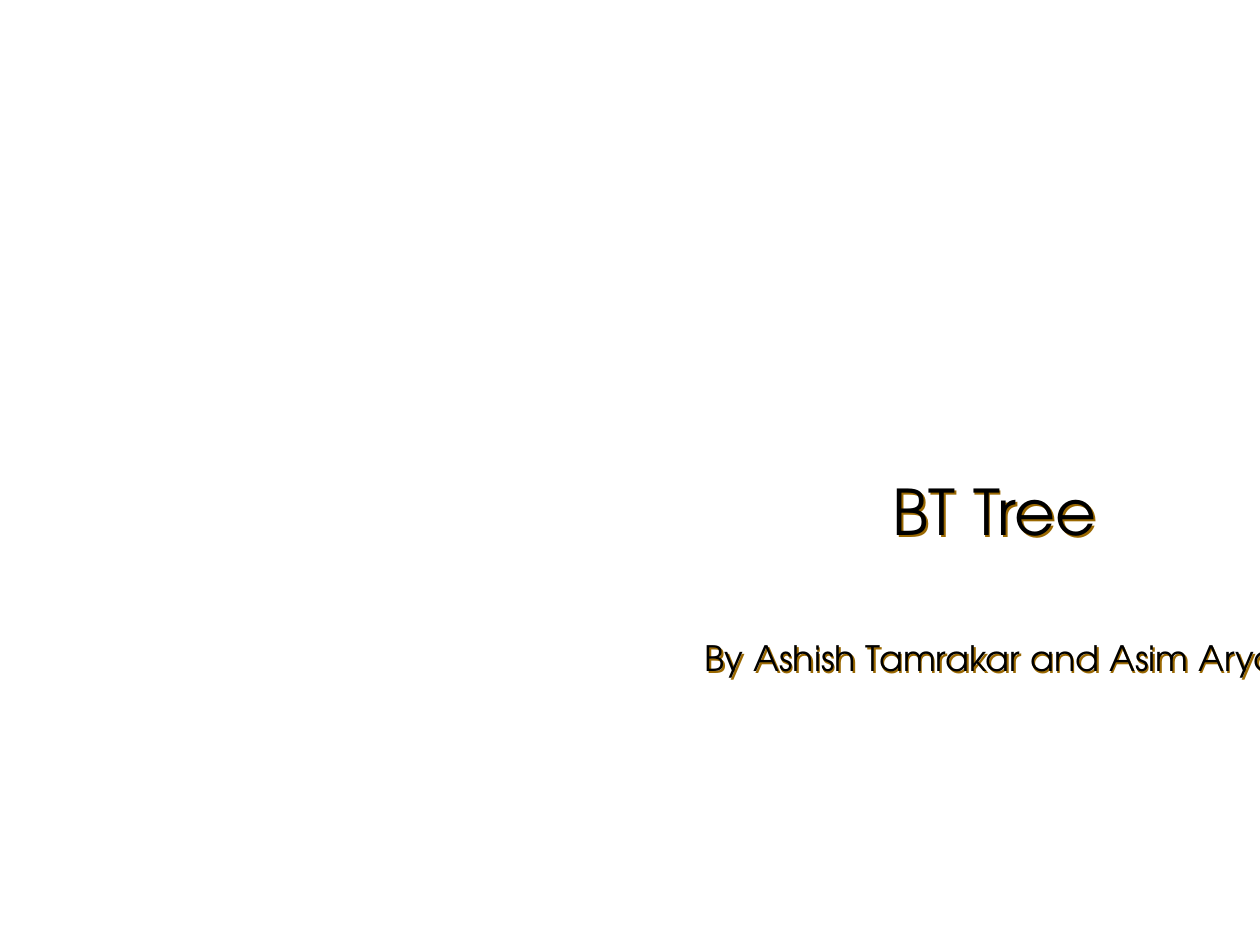
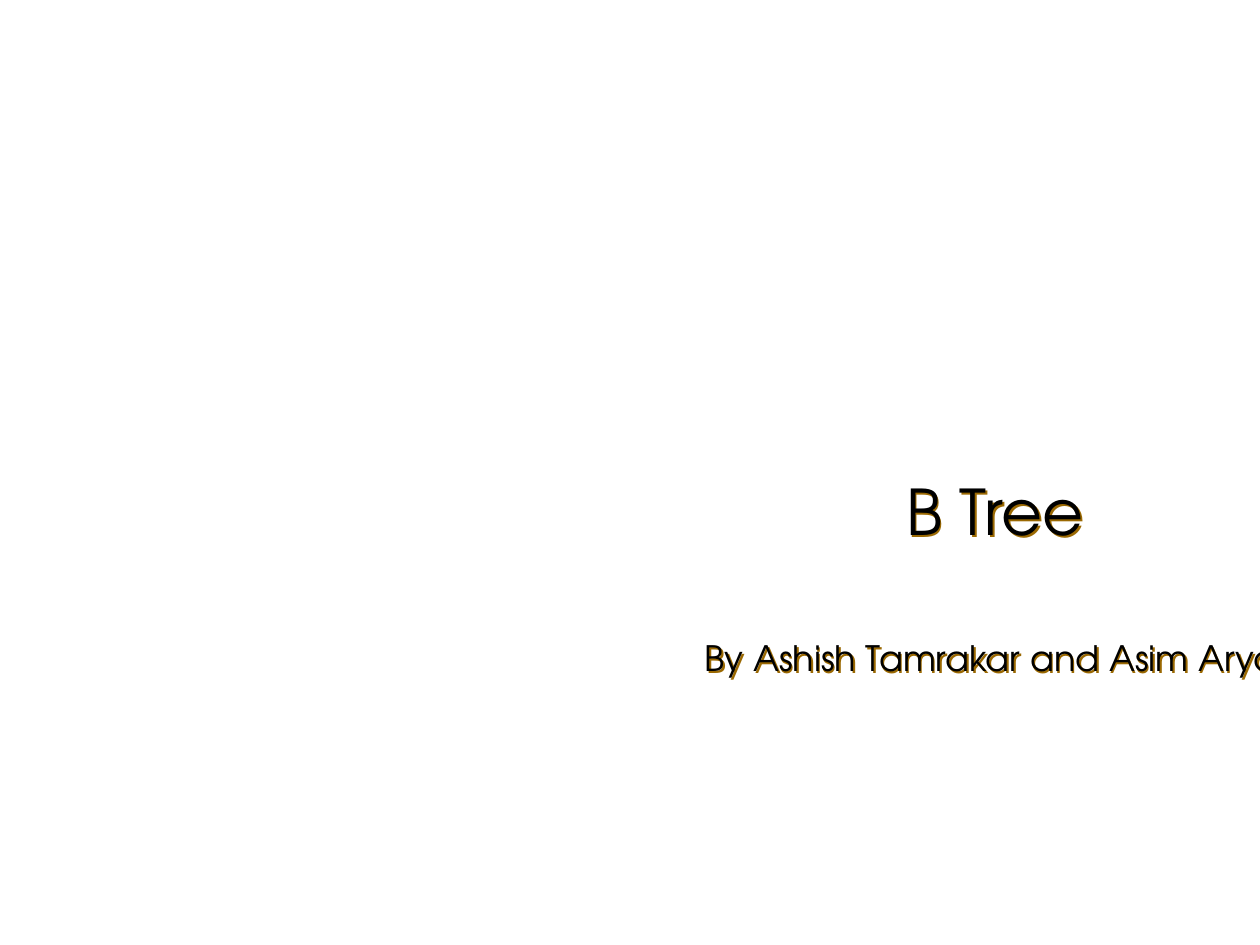
Before and after one commit to praash47/dsa, a slide deck: slide 1 of B_Tree.pptx. Drawn at 1260x945 pixels with LibreOffice and Linux fonts; fonts in the diff are those of the drawing; background and template pictures are left out. Boxes give left, top, right and bottom in pixels: in the first picture for what was removed or moved away, otherwise in the second. Text is boxed around its words. In the diff, an @@ line names an element or a change of style, - is before the commit and + after.

```diff
--- a/B_Tree.pptx
+++ b/B_Tree.pptx
@@ title at box(906, 488, 1084, 538): text changed @@
-BT Tree
+B Tree
```
Also in this commit, not shown: 3 other slides changed, 2 slides added, 1 other file.
